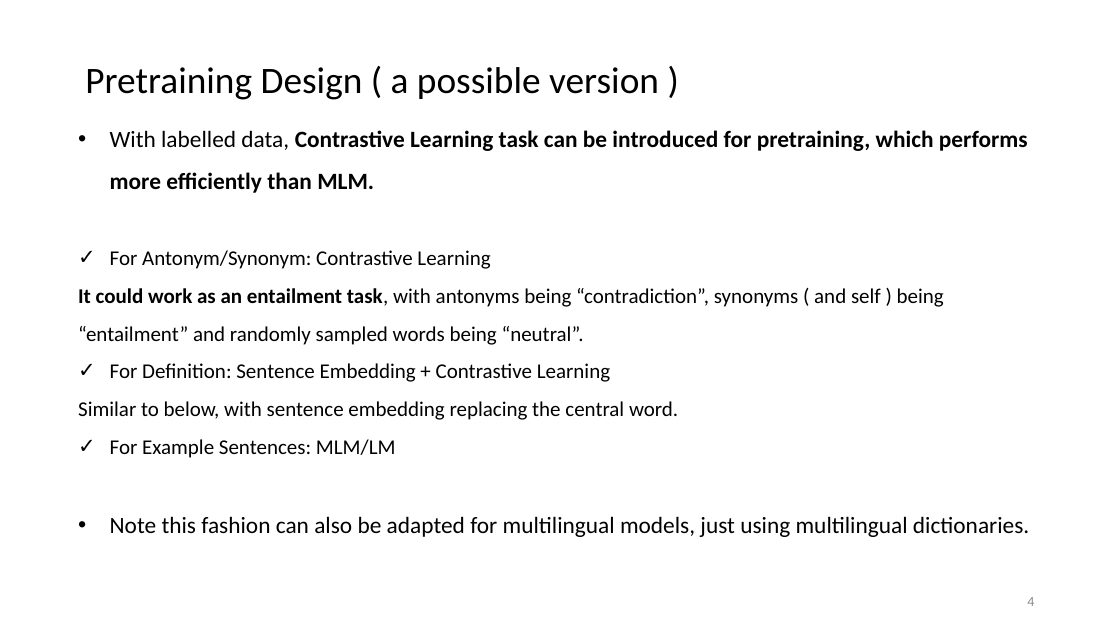
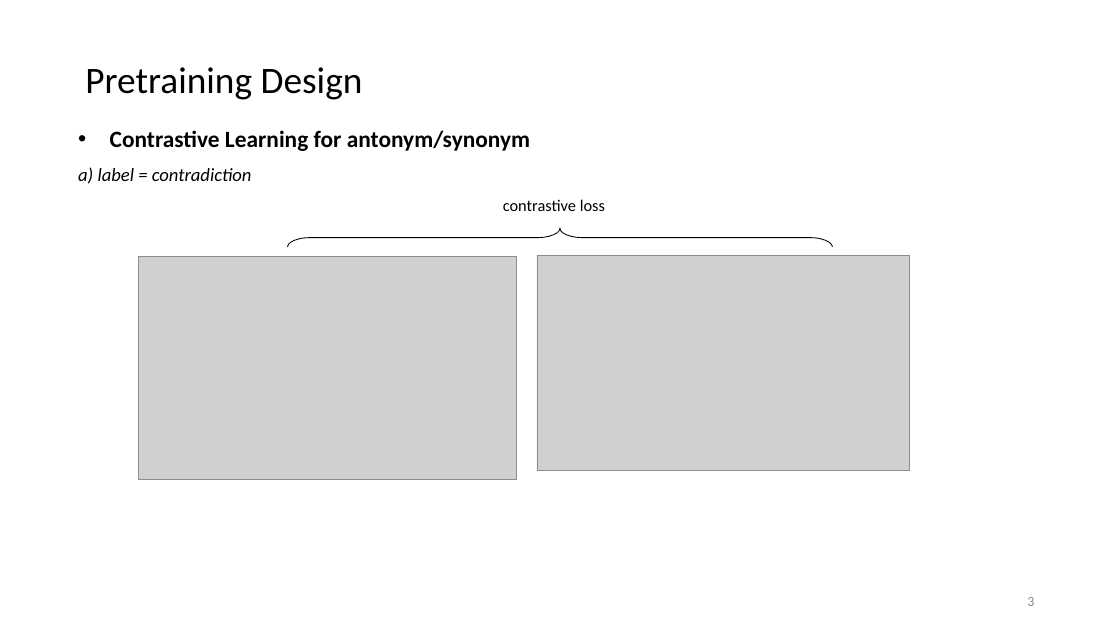
Before and after one commit to Drackyyy/Survey_slides, a slide deck: slide 3 of Pretraining with dictionaries.pptx (slide 4 before the commit). Drawn at 1120x630 pixels with LibreOffice and Linux fonts; fonts in the diff are those of the drawing; grey boxes stand for pictures. Boxes give left, top, right and bottom in pixels: in the first picture for what was removed or moved away, otherwise in the second. Text is boxed around its words. In the diff, an @@ line names an element or a change of style, - is before the commit and + after.

```diff
--- a/Pretraining with dictionaries.pptx
+++ b/Pretraining with dictionaries.pptx
@@ title at (85,67,363,100): text changed @@
-Pretraining Design ( a possible version )
+Pretraining Design
@@ text at (78,130,530,184): text changed; size 18 to 20 pt; bold on @@
-• With labelled data, Contrastive Learning task can be introduced for pretraining, which performs more efficiently than MLM.
-✓ For Antonym/Synonym: Contrastive Learning
-It could work as an entailment task, with antonyms being “contradiction”, synonyms ( and self ) being “entailment” and randomly sampled words being “neutral”.
-✓ For Definition: Sentence Embedding + Contrastive Learning
-Similar to below, with sentence embedding replacing the central word.
-✓ For Example Sentences: MLM/LM
-• Note this fashion can also be adapted for multilingual models, just using multilingual dictionaries.
+• Contrastive Learning for antonym/synonym
+a) label = contradiction
@@ text added at (503,199,605,211), 14 pt, text #000000 @@
+contrastive loss
@@ right brace added at (288,229,833,247), outline #000000 0.75 pt @@
@@ picture added at (139,256,516,479) @@
@@ picture added at (537,255,909,471) @@
@@ page number at (1027,597,1034,606): text changed @@
-4
+3
```
Also in this commit, not shown: 2 other slides changed, 3 slides added, 2 slides removed.
